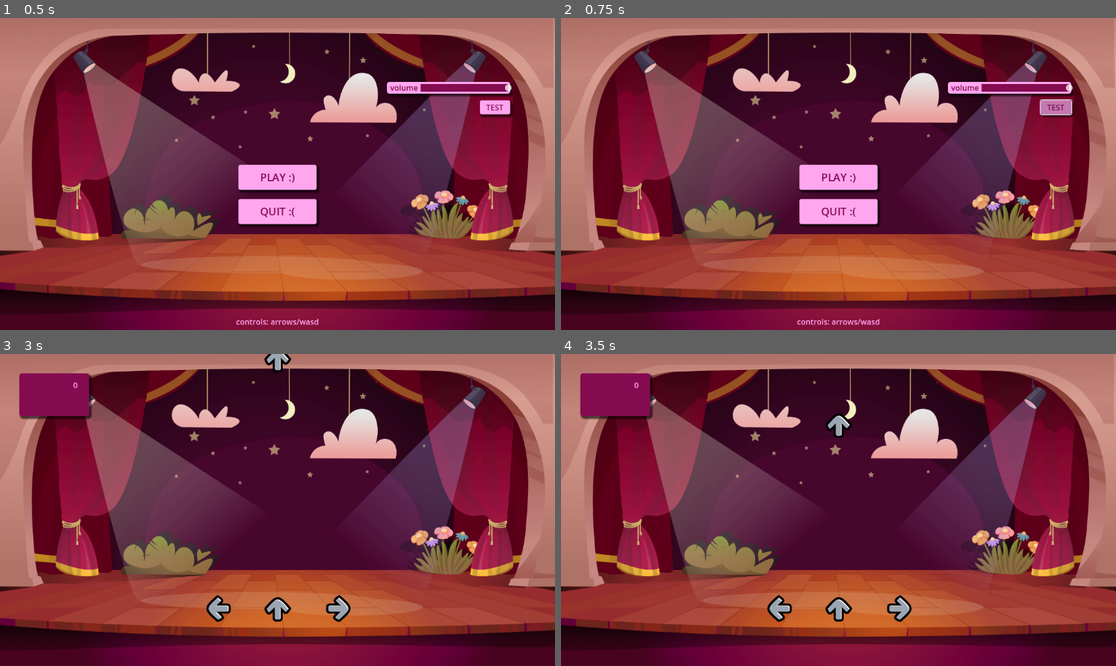
Above: before the commit, frames 1-4 (two rows, left to right).
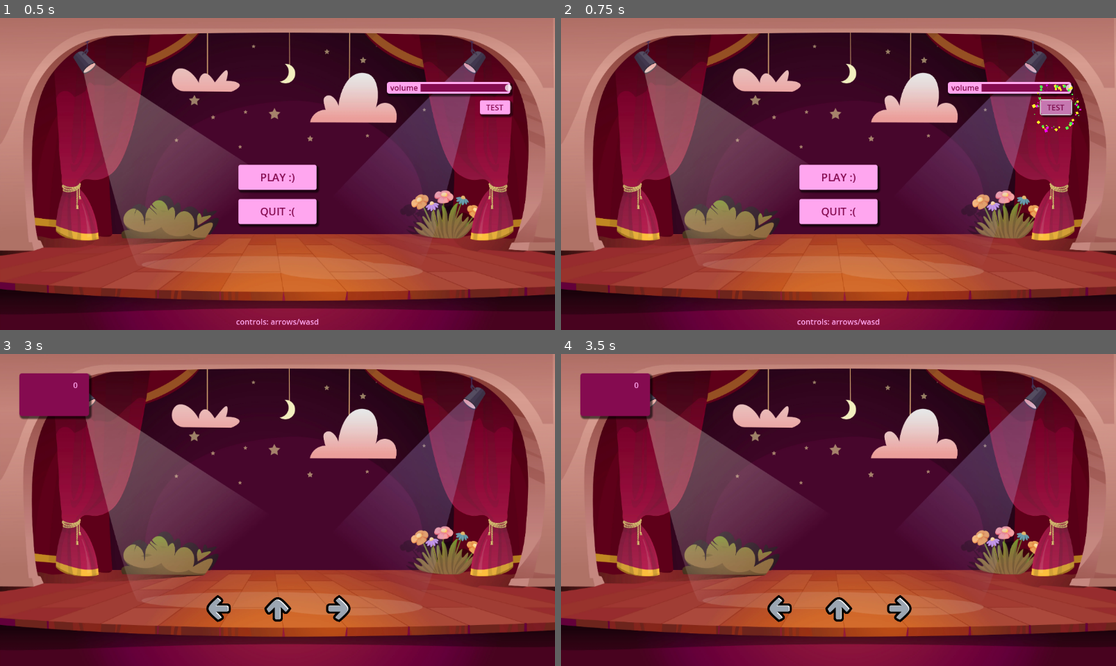
Above: after the commit, the same moments.

Repository: BettiFei/InfoPraktikum25-V2
Game: Godot game, scene res://scenes/menu.tscn
Same seed, same stepped clock (60 frames per second), same inputs: the game is played once before the commit and once after it. Sound files missing from this copy of the repository are replaced by a short silence.
Inputs:
- Up to frame 1 (0.5 s): no input
- Up to frame 2 (0.75 s): click "TEST" at 0.5 s
- Up to frame 3 (3 s): click "PLAY :)" at 1.25 s; tap Enter at 2 s; tap Space at 2.75 s
- Up to frame 4 (3.5 s): no input

Frame 1 is identical in both runs. In frame 2, 0.1% of the frame differs, in the area x 84-94%, y 20-37%; in frame 3, 0.2%; in frame 4, 0.2%, in the area x 47-53%, y 18-27%.

Commit message:
Particles More Yeay :)

Diff:
--- a/rhythmgame-v2/scenes/game.tscn
+++ b/rhythmgame-v2/scenes/game.tscn
@@ -65,6 +65,7 @@
 theme_override_styles/panel = SubResource("StyleBoxFlat_iywne")
 
 [node name="ScoreLabel" type="Label" parent="Control"]
+layout_mode = 0
 offset_left = 461.0
 offset_top = 282.0
 offset_right = 580.0
@@ -75,6 +76,7 @@
 vertical_alignment = 1
 
 [node name="ComboLabel" type="Label" parent="Control"]
+layout_mode = 0
 offset_left = 461.0
 offset_top = 315.0
 offset_right = 580.0
--- a/rhythmgame-v2/scenes/menu.tscn
+++ b/rhythmgame-v2/scenes/menu.tscn
@@ -65,6 +65,40 @@
 
 [sub_resource type="LabelSettings" id="LabelSettings_4ytvr"]
 font_color = Color(0.521569, 0.0431373, 0.313726, 1)
+
+[sub_resource type="Gradient" id="Gradient_con2f"]
+interpolation_mode = 1
+offsets = PackedFloat32Array(0, 0.296875, 0.659375)
+colors = PackedColorArray(1, 0, 1, 1, 0.992157, 1, 0.145098, 1, 0.305882, 1, 0.301961, 1)
+
+[sub_resource type="GradientTexture1D" id="GradientTexture1D_43c4j"]
+gradient = SubResource("Gradient_con2f")
+
+[sub_resource type="Curve" id="Curve_mhnvy"]
+_data = [Vector2(0, 1), 0.0, 0.0, 0, 0, Vector2(1, 0), 0.0, 0.0, 0, 0]
+point_count = 2
+
+[sub_resource type="CurveTexture" id="CurveTexture_njo4t"]
+curve = SubResource("Curve_mhnvy")
+
+[sub_resource type="ParticleProcessMaterial" id="ParticleProcessMaterial_4ytvr"]
+particle_flag_disable_z = true
+emission_shape = 6
+emission_ring_axis = Vector3(0, 0, 1)
+emission_ring_height = 1.0
+emission_ring_radius = 26.6
+emission_ring_inner_radius = 26.6
+emission_ring_cone_angle = 90.0
+angle_min = 1.07288e-05
+angle_max = 41.4
+spread = 180.0
+radial_velocity_min = -2.23517e-05
+radial_velocity_max = 105.88
+gravity = Vector3(0, 0, 0)
+scale_min = 0.0
+scale_max = 8.0
+scale_curve = SubResource("CurveTexture_njo4t")
+color_initial_ramp = SubResource("GradientTexture1D_43c4j")
 
 [node name="Menu" type="Node2D"]
 script = ExtResource("1_vjb58")
@@ -140,6 +174,19 @@
 [node name="AudioStreamPlayer" type="AudioStreamPlayer" parent="TestButton"]
 stream = ExtResource("3_con2f")
 
+[node name="GPUParticles2D" type="GPUParticles2D" parent="TestButton"]
+show_behind_parent = true
+position = Vector2(31, 15)
+scale = Vector2(1.405, 1.405)
+emitting = false
+amount = 98
+amount_ratio = 0.7
+lifetime = 0.42
+one_shot = true
+explosiveness = 0.85
+randomness = 0.74
+process_material = SubResource("ParticleProcessMaterial_4ytvr")
+
 [node name="ControlsLabel" type="Label" parent="."]
 offset_left = 490.0
 offset_top = 619.0
--- a/rhythmgame-v2/scenes/note.tscn
+++ b/rhythmgame-v2/scenes/note.tscn
@@ -35,28 +35,39 @@
 [sub_resource type="RectangleShape2D" id="RectangleShape2D_ixjtm"]
 size = Vector2(42, 38)
 
+[sub_resource type="Gradient" id="Gradient_1bnk6"]
+interpolation_mode = 1
+offsets = PackedFloat32Array(0, 0.296875, 0.659375)
+colors = PackedColorArray(1, 0, 1, 1, 0.992157, 1, 0.145098, 1, 0.305882, 1, 0.301961, 1)
+
+[sub_resource type="GradientTexture1D" id="GradientTexture1D_1bnk6"]
+gradient = SubResource("Gradient_1bnk6")
+
 [sub_resource type="Curve" id="Curve_43c4j"]
 _data = [Vector2(0, 1), 0.0, 0.0, 0, 0, Vector2(1, 0), 0.0, 0.0, 0, 0]
 point_count = 2
 
-[sub_resource type="CurveTexture" id="CurveTexture_njo4t"]
+[sub_resource type="CurveTexture" id="CurveTexture_43c4j"]
 curve = SubResource("Curve_43c4j")
 
 [sub_resource type="ParticleProcessMaterial" id="ParticleProcessMaterial_8ibmt"]
 particle_flag_disable_z = true
-emission_shape = 1
-emission_sphere_radius = 5.63
+emission_shape = 6
+emission_ring_axis = Vector3(0, 0, 1)
+emission_ring_height = 1.0
+emission_ring_radius = 26.6
+emission_ring_inner_radius = 26.6
+emission_ring_cone_angle = 90.0
 angle_min = 1.07288e-05
 angle_max = 41.4
 spread = 180.0
-initial_velocity_max = 597.7
+radial_velocity_min = -2.23517e-05
+radial_velocity_max = 105.88
 gravity = Vector3(0, 0, 0)
 scale_min = 0.0
 scale_max = 8.0
-scale_curve = SubResource("CurveTexture_njo4t")
-color = Color(1, 0.74902, 0, 1)
-hue_variation_min = -0.11
-hue_variation_max = 0.3
+scale_curve = SubResource("CurveTexture_43c4j")
+color_initial_ramp = SubResource("GradientTexture1D_1bnk6")
 
 [node name="Note" type="Area2D" groups=["note"]]
 script = ExtResource("1_1bnk6")
@@ -71,9 +82,9 @@
 [node name="GPUParticles2D" type="GPUParticles2D" parent="."]
 scale = Vector2(0.5, 0.5)
 emitting = false
-amount = 18
+amount = 98
 amount_ratio = 0.7
-lifetime = 0.4
+lifetime = 0.42
 one_shot = true
 explosiveness = 0.85
 randomness = 0.74
--- a/rhythmgame-v2/scripts/game.gd
+++ b/rhythmgame-v2/scripts/game.gd
@@ -35,8 +35,8 @@
 	#print("height: ", get_viewport_rect().end.x)
 	#print("width: ", get_viewport_rect().end.y)
 	randomize()
-	$Conductor.play_with_beat_offset(8)
-	#$Conductor.play_from_beat(370, 8)
+	#$Conductor.play_with_beat_offset(8)
+	$Conductor.play_from_beat(269, 8)
 	Globals.beat.connect(_on_Conductor_beat)
 	Globals.measure.connect(_on_Conductor_measure)
 
--- a/rhythmgame-v2/scripts/menu.gd
+++ b/rhythmgame-v2/scripts/menu.gd
@@ -13,6 +13,7 @@
 
 func _on_test_button_pressed() -> void:
 	$TestButton/AudioStreamPlayer.play()
+	$TestButton/GPUParticles2D.emitting = true
 
 
 func _on_quit_button_pressed() -> void:
Not shown: 1 places in rhythmgame-v2/scenes/menu.tscn that only renumber resources
Not shown: 1 places in rhythmgame-v2/scenes/note.tscn that only renumber resources
